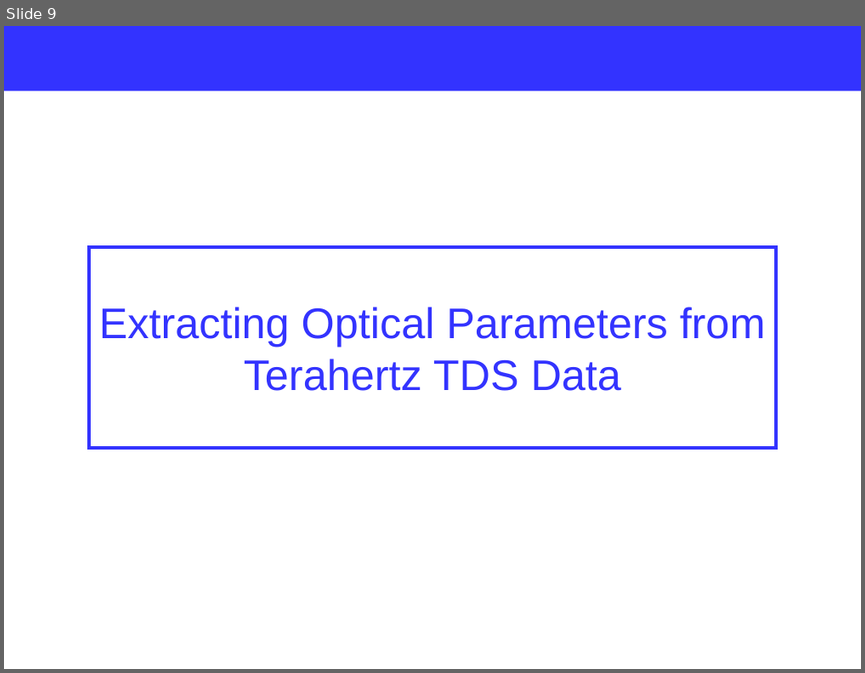
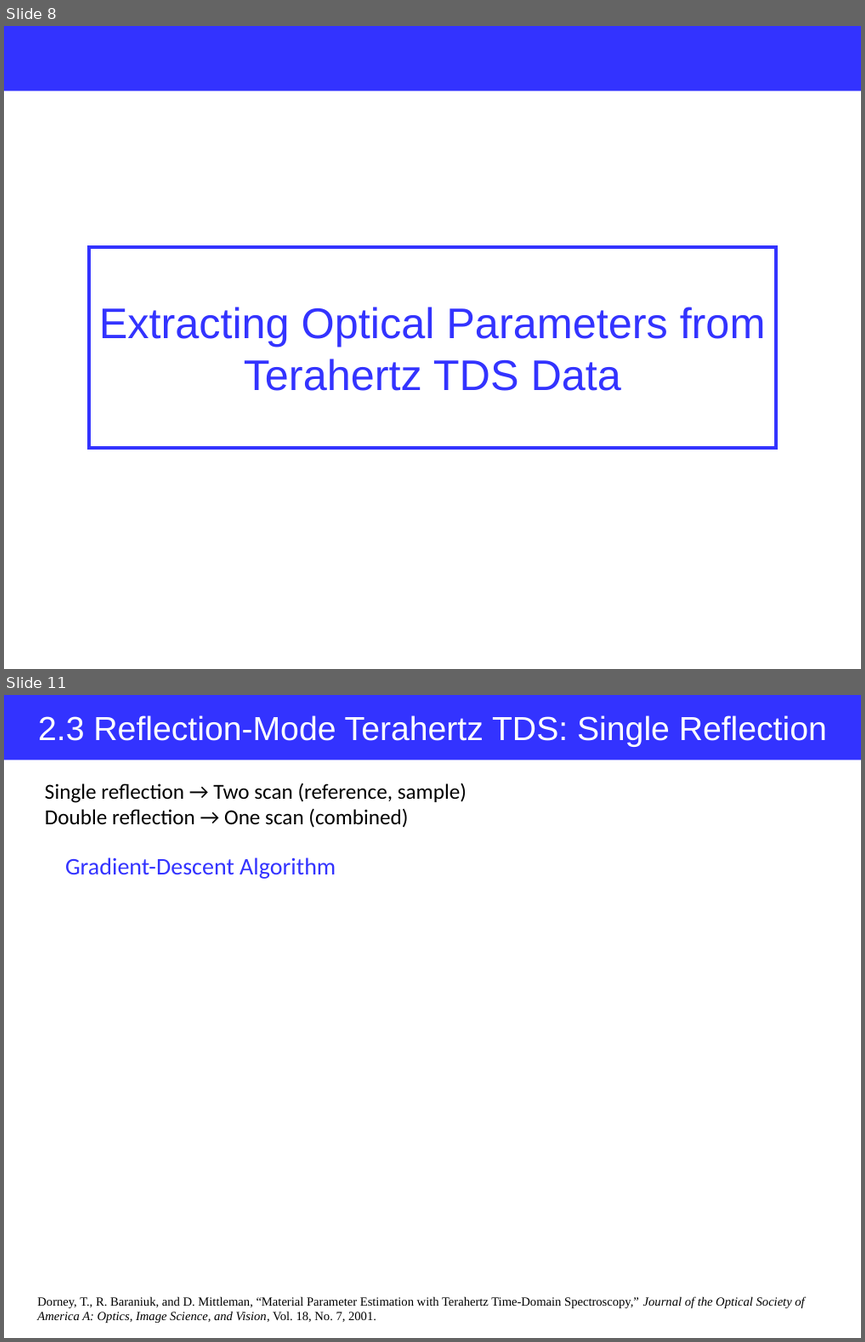
Before and after one commit to jglee96/NBTP_Lab, a slide deck: Terahertz Metrology/Ch2/Terahertz Metrology_Ch2.pptx. Shown one above the other, each under a label of ours: slide 9 before the commit, slides 8 and 11 after it; the slides between them are not shown. The pictures are 865x673 and 865x1342 pixels, drawn with LibreOffice and Linux fonts; fonts in the diff are those of the drawing. Boxes give left, top, right and bottom in pixels: in the first picture for what was removed or moved away, otherwise in the second. Text is boxed around its words. In the diff, an @@ line names an element or a change of style, - is before the commit and + after.

```diff
--- a/Terahertz Metrology/Ch2/Terahertz Metrology_Ch2.pptx
+++ b/Terahertz Metrology/Ch2/Terahertz Metrology_Ch2.pptx
@@ slide 11 added at box(4, 695, 861, 1338), background #FFFFFF @@
@@ rectangle added at box(4, 695, 861, 760), fill #3333FF, 28 pt, text #FFFFFF @@
+2.3 Reflection-Mode Terahertz TDS: Single Reflection
@@ text added at box(45, 783, 466, 828), 18 pt, text #000000 @@
+Single reflection → Two scan (reference, sample)
+Double reflection → One scan (combined)
@@ text added at box(65, 857, 336, 879), 20 pt, text #3333FF @@
+Gradient-Descent Algorithm
@@ text added at box(37, 1296, 804, 1322), 10.5 pt, text #000000 @@
+Dorney, T., R. Baraniuk, and D. Mittleman, “Material Parameter Estimation with Terahertz Time-Domain Spectroscopy,” Journal of the Optical Society of America A: Optics, Image Science, and Vision, Vol. 18, No. 7, 2001.
@@ what was slide 9 is now slide 8 @@
```
Also in this commit, not shown: 2 slides changed, 2 other slides added, 2 slides removed, 5 other files.
